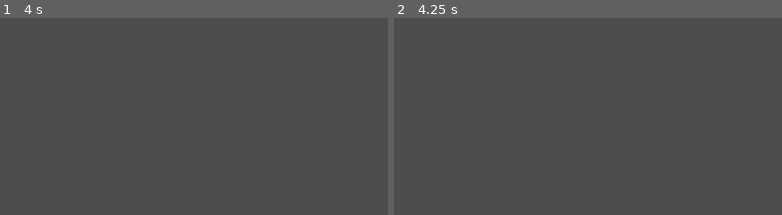
Above: before the commit, frames 1-2 (left to right).
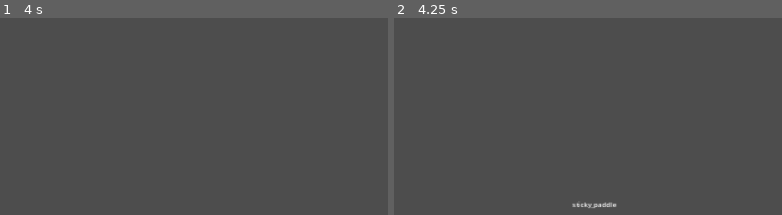
Above: after the commit, the same moments.

Repository: O-39889/brickout
Game: Godot game, scene res://scenes/main_level.tscn
Two runs of this game, one before a commit and one after it. Both use one fixed random seed, a clock stepped at 60 frames per second and the inputs below.
Inputs (mouse positions are % of the whole screen's width and height, from its top left):
- Up to frame 1 (4 s): tap Enter at 0.5 s; move the mouse to (57, 54) at 0.52 s; click (57, 54) at 0.67 s; tap R (debug_restart) every 0.75 s from 1.25 to 3.5 s; move the mouse to (46, 55) at 1.27 s; click (46, 55) at 1.42 s; move the mouse to (54, 52) at 2.02 s; click (54, 52) at 2.17 s; move the mouse to (50, 56) at 2.77 s; click (50, 56) at 2.92 s; move the mouse to (59, 56) at 3.52 s; click (59, 56) at 3.67 s
- Up to frame 2 (4.25 s): tap F4 (debug_4) at 4.15 s
The pictures show only the part of the screen within x 50-100%, y 50-100%; the shares and areas given below are measured in that part.

Frame 1 is identical in both runs. In frame 2, 0.2% of the frame differs, in the area x 45-58%, y 93-97%.

Commit message:
Add cooldown between consecutive ball releases

Diff:
--- a/scenes/Paddle.tscn
+++ b/scenes/Paddle.tscn
@@ -29,5 +29,9 @@
 process_callback = 0
 one_shot = true
 
+[node name="BallReleaseTimer" type="Timer" parent="."]
+one_shot = true
+
 [connection signal="timeout" from="StickyTimer" to="." method="_on_sticky_timer_timeout"]
 [connection signal="timeout" from="FrozenTimer" to="." method="_on_frozen_timer_timeout"]
+[connection signal="timeout" from="BallReleaseTimer" to="." method="_on_ball_release_timer_timeout"]
--- a/scripts/Level.gd
+++ b/scripts/Level.gd
@@ -60,6 +60,9 @@
 	ball_component = find_child('BallComponent');
 	if ball_component:
 		ball_component.level = self;
+	paddle = find_child('Paddle');
+	if paddle:
+		paddle.level = self;
 
 
 func create_paddle():
@@ -165,7 +168,8 @@
 		powerup_component._request_powerup('acid_ball',
 			paddle.position - Vector2(0, 69));
 	if event.is_action_pressed('debug_4'):
-		Engine.time_scale = 1.0;
+		powerup_component._request_powerup('sticky_paddle',
+			paddle.position - Vector2(0, 69));
 
 
 func _on_barrier_hit():
--- a/scripts/Paddle.gd
+++ b/scripts/Paddle.gd
@@ -39,9 +39,10 @@
 const STICKY_TIME_MAX: float = 30.000000000000004;
 const FROZEN_TIME : float = 7.0;
 const PADDLE_HEIGHT : float = 40;
-const BALL_RELEASE_COOLDOWN : float = 0.2;
-
-
+const BALL_RELEASE_COOLDOWN_MAX : float = 0.2;
+
+
+var level : Node2D;
 var balls : Array[Ball] = [];
 # TODO
 # balls that got there by getting stuck when the sticky paddle powerup
@@ -58,7 +59,7 @@
 @onready var hitbox : RectangleShape2D = find_child('CollisionShape2D').shape;
 @onready var sticky_timer : Timer = find_child('StickyTimer');
 @onready var frozen_timer : Timer = find_child('FrozenTimer');
-@onready var level : Node2D = get_parent();
+@onready var ball_timer : Timer = find_child('BallReleaseTimer');
 
 var state : PaddleState = PaddleState.Normal:
 	get:
@@ -83,7 +84,7 @@
 
 
 func _ready():
-	print(BALL_RELEASE_COOLDOWN)
+	ball_timer.wait_time = BALL_RELEASE_COOLDOWN_MAX;
 	assert(level != null, 'Level node not defined');
 	if level == null:
 		level = get_parent();
@@ -179,6 +180,10 @@
 		-width / 2, width / 2);
 
 
+func _physics_process(delta):
+	pass
+
+
 func _input(event: InputEvent):
 	match state:
 		PaddleState.Normal, PaddleState.Sticky, PaddleState.Ghost:
@@ -195,8 +200,10 @@
 						get_viewport_rect().size.x - width / 2);
 				if event is InputEventMouseButton:
 					if (event.button_index == MOUSE_BUTTON_LEFT
-					and event.pressed and balls.size() > 0):
+					and event.pressed and balls.size() > 0
+					and ball_timer.is_stopped()):
 						release_ball(balls[0]);
+						ball_timer.start(BALL_RELEASE_COOLDOWN_MAX);
 		PaddleState.Frozen:
 			## TODO: IDEA!!!
 			# MAKE IT SO THAT WHEN YOU FLICK THE MOUSE CURSOR REALLY FAST IT WILL
@@ -215,3 +222,7 @@
 
 func _on_frozen_timer_timeout():
 	state = PaddleState.Normal;
+
+
+func _on_ball_release_timer_timeout():
+	pass # Replace with function body.
